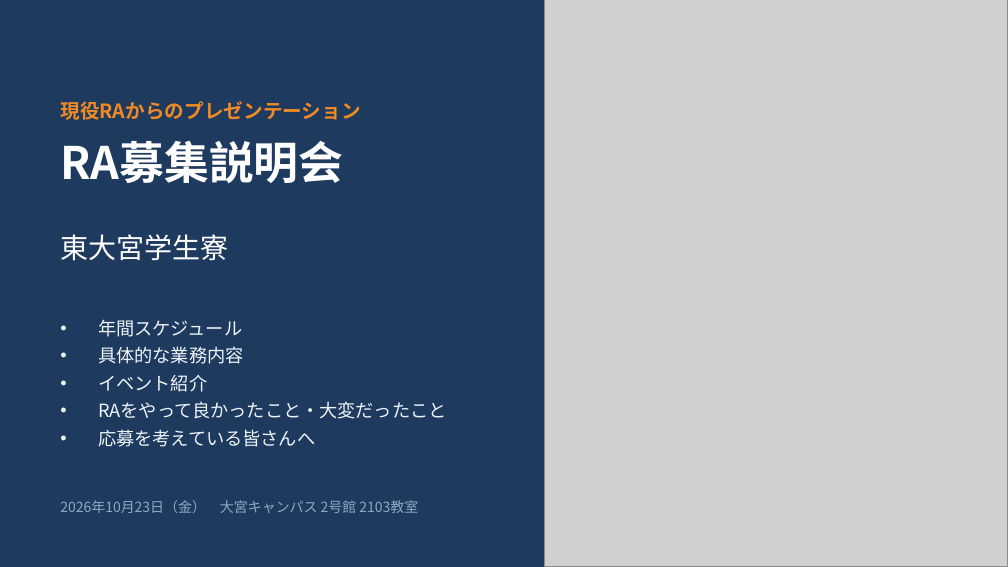
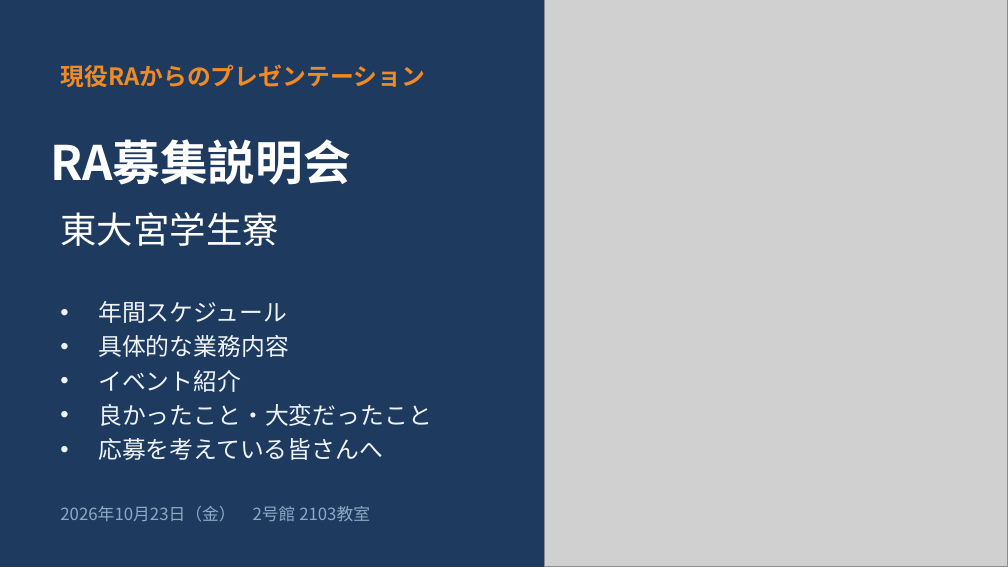
Before and after one commit to kouhiro09070305-create/-, a slide deck: slide 1 of RA募集説明会_RAプレゼン_20261023.pptx. Drawn at 1008x567 pixels with LibreOffice and Linux fonts; fonts in the diff are those of the drawing; grey boxes stand for pictures. Boxes give left, top, right and bottom in pixels: in the first picture for what was removed or moved away, otherwise in the second. Text is boxed around its words. In the diff, an @@ line names an element or a change of style, - is before the commit and + after.

```diff
--- a/RA募集説明会_RAプレゼン_20261023.pptx
+++ b/RA募集説明会_RAプレゼン_20261023.pptx
@@ text "現役RAからのプレゼンテーション": place and size @@
-text "現役RAからのプレゼンテーション" at (60,101,360,120)
+text "現役RAからのプレゼンテーション" at (60,64,425,87)
@@ text "現役RAからのプレゼンテーション" at (60,64,425,87): size 14 to 17 pt @@
@@ title "RA募集説明会": place and size @@
-title "RA募集説明会" at (60,141,343,184)
+title "RA募集説明会" at (50,139,350,185)
@@ title "RA募集説明会" at (50,139,350,185): size 32 to 34 pt @@
@@ text "東大宮学生寮": place and size @@
-text "東大宮学生寮" at (60,234,228,261)
+text "東大宮学生寮" at (60,212,278,246)
@@ text "東大宮学生寮" at (60,212,278,246): size 20 to 26 pt @@
@@ text "年間スケジュール": place and size @@
-text "年間スケジュール" at (98,319,446,447)
+text "年間スケジュール" at (98,301,432,460)
@@ text at (98,301,383,460): size 13 to 17 pt in "年間スケジュール", "具体的な業務内容", "イベント紹介", "応募を考えている皆さんへ" @@
@@ text at (98,404,432,426): text changed; size 13 to 17 pt @@
-• RAをやって良かったこと・大変だったこと
+• 良かったこと・大変だったこと
@@ text at (60,506,370,522): text changed; size 10 to 12 pt @@
-2026年10月23日（金） 大宮キャンパス 2号館 2103教室
+2026年10月23日（金） 2号館 2103教室
```
Also in this commit, not shown: 5 other slides changed.
